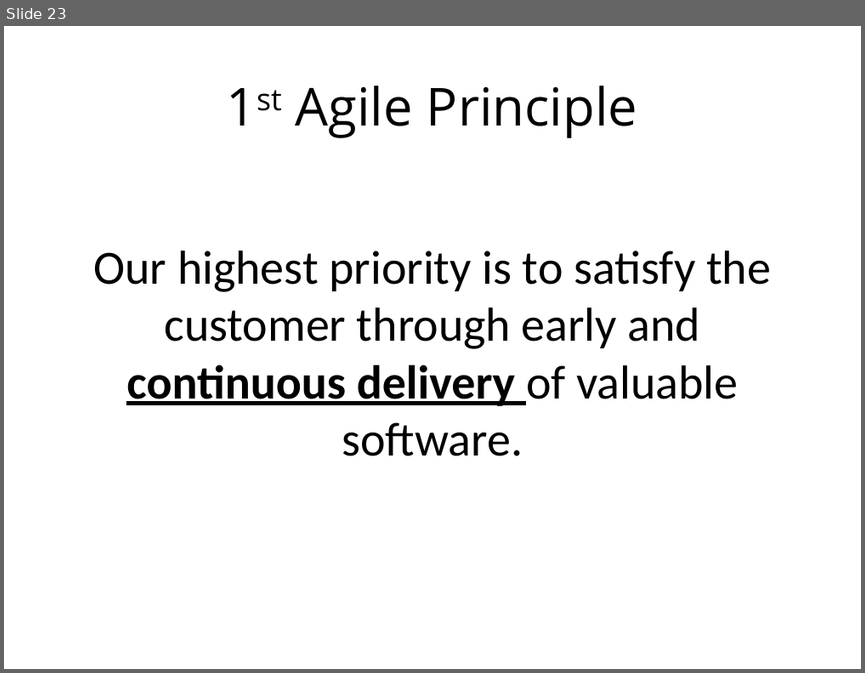
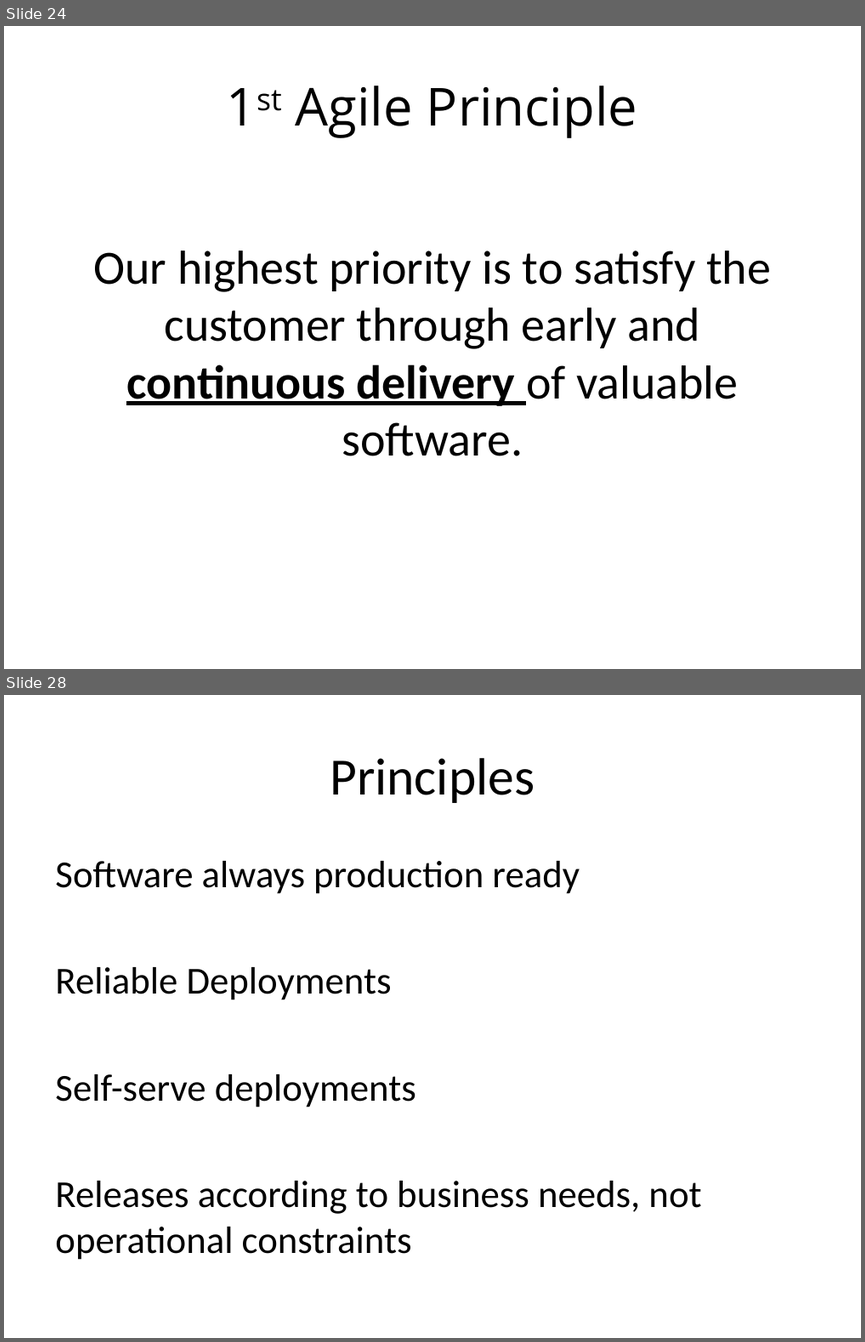
Before and after one commit to browngeek666/DevOpsPres, a slide deck: ALFDevOps.pptx. Shown one above the other, each under a label of ours: slide 23 before the commit, slides 24 and 28 after it; the slides between them are not shown. The pictures are 865x673 and 865x1342 pixels, drawn with LibreOffice and Linux fonts; fonts in the diff are those of the drawing. Boxes give left, top, right and bottom in pixels: in the first picture for what was removed or moved away, otherwise in the second. Text is boxed around its words. In the diff, an @@ line names an element or a change of style, - is before the commit and + after.

```diff
--- a/ALFDevOps.pptx
+++ b/ALFDevOps.pptx
@@ slide 28 added at [4, 695, 861, 1338], background #FFFFFF @@
@@ title added at [330, 758, 534, 803], 44 pt, text #000000 @@
+Principles
@@ text added at [55, 861, 701, 1259], 32 pt, text #000000 @@
+Software always production ready
+Reliable Deployments
+Self-serve deployments
+Releases according to business needs, not operational constraints
@@ what was slide 23 is now slide 24 @@
```
Also in this commit, not shown: 2 slides changed, 15 other slides added.
